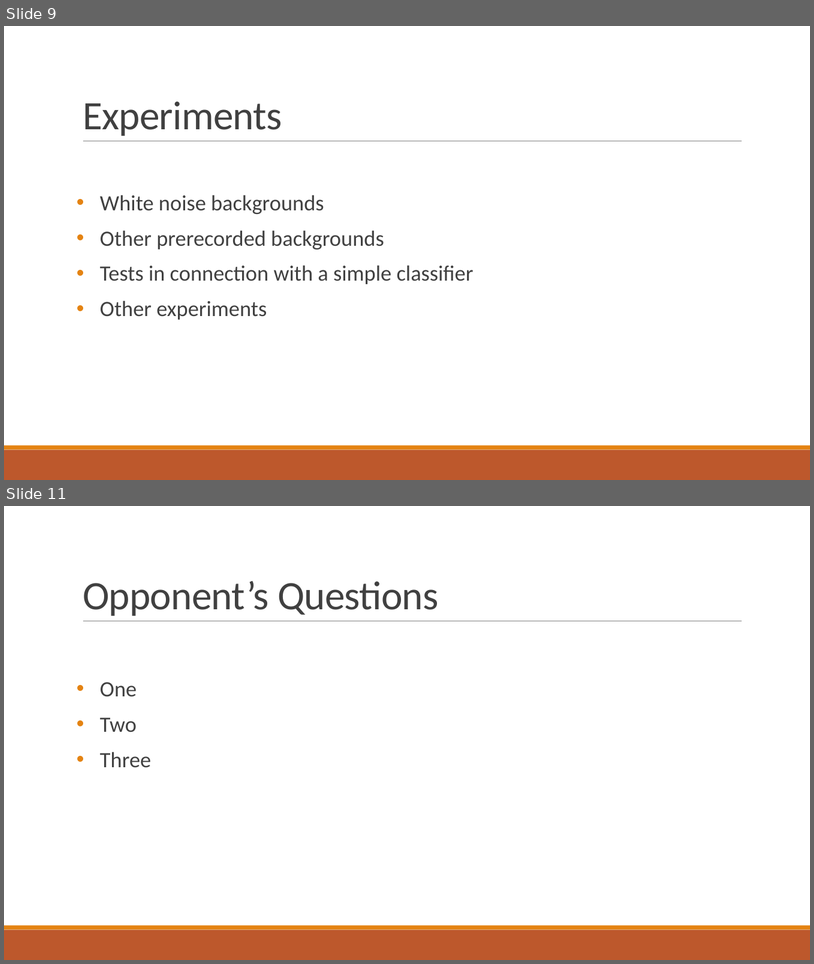
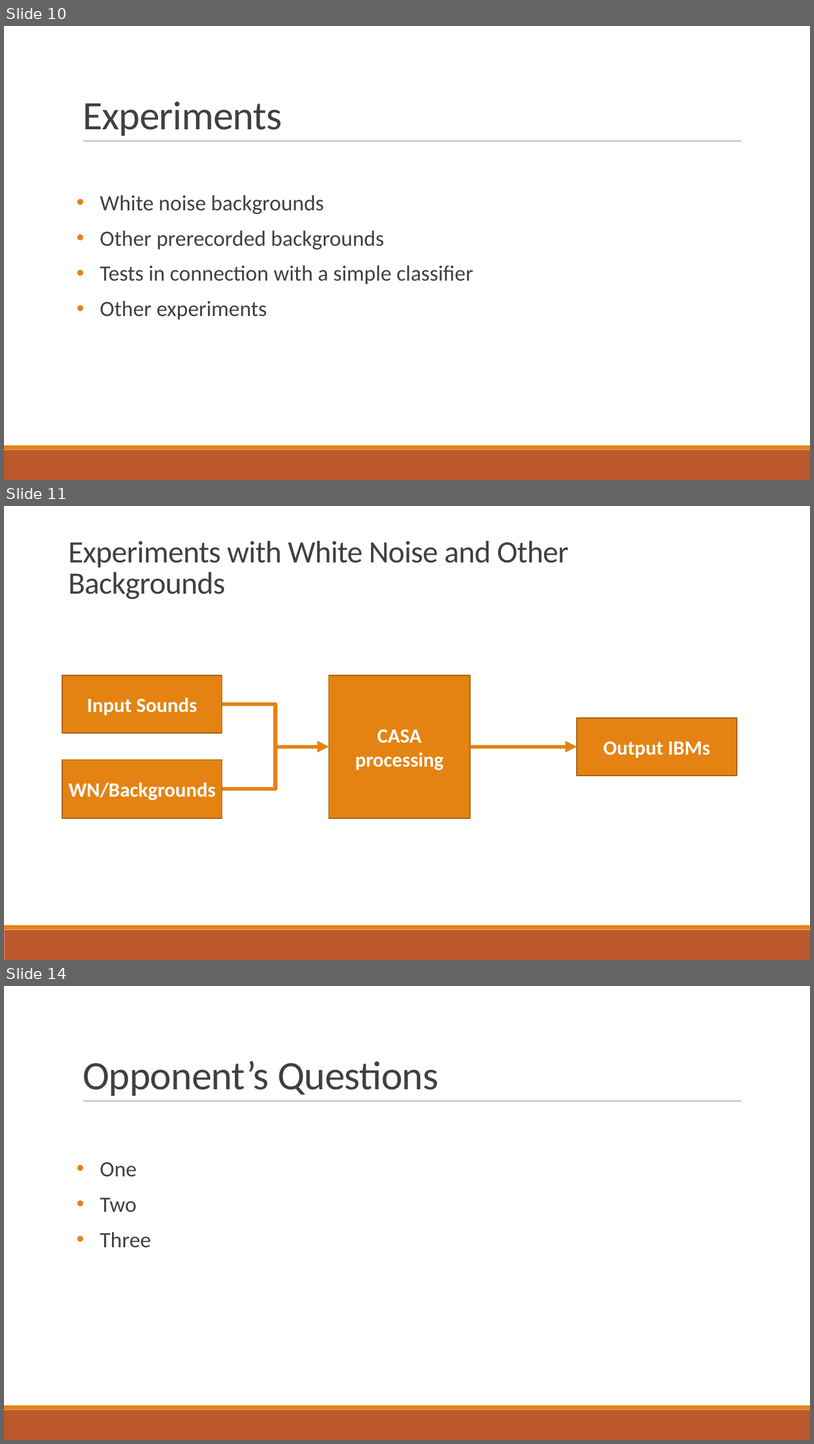
Before and after one commit to salveron/bachelors_thesis, a slide deck: presentation/presentation.pptx. Shown one above the other, each under a label of ours: slides 9 and 11 before the commit, slides 10, 11 and 14 after it; the slides between them are not shown. The pictures are 814x964 and 814x1444 pixels, drawn with LibreOffice and Linux fonts; fonts in the diff are those of the drawing. Boxes give left, top, right and bottom in pixels: in the first picture for what was removed or moved away, otherwise in the second. Text is boxed around its words. In the diff, an @@ line names an element or a change of style, - is before the commit and + after.

```diff
--- a/presentation/presentation.pptx
+++ b/presentation/presentation.pptx
@@ slide 11 added at <box>4,506,810,960</box>, background #FFFFFF; not listed: 2 template elements that a slide beside it also shows @@
@@ text added at <box>68,541,569,599</box>, 37 pt, text #404040 @@
+Experiments with White Noise and Other Backgrounds
@@ rectangle added at <box>62,675,222,733</box>, fill #E48312, outline #A9610D 1.25 pt, 24 pt, text #FFFFFF, bold @@
+Input Sounds
@@ rectangle added at <box>329,675,470,818</box>, fill #E48312, outline #A9610D 1.25 pt, 24 pt, text #FFFFFF, bold @@
+CASA processing
@@ elbow arrow added from (222, 704) to (329, 747), #E48312 4.5 pt @@
@@ rectangle added at <box>578,718,738,775</box>, fill #E48312, outline #A9610D 1.25 pt, 24 pt, text #FFFFFF, bold @@
+Output IBMs
@@ elbow arrow added from (222, 789) to (329, 747), #E48312 4.5 pt @@
@@ arrow added from (470, 747) to (578, 747), #E48312 4.5 pt @@
@@ rectangle added at <box>62,759,222,818</box>, fill #E48312, outline #A9610D 1.25 pt, 24 pt, text #FFFFFF, bold @@
+WN/Backgrounds
@@ what was slide 9 is now slide 10 @@
@@ what was slide 11 is now slide 14 @@
```
Also in this commit, not shown: 2 slides changed, 2 other slides added.
